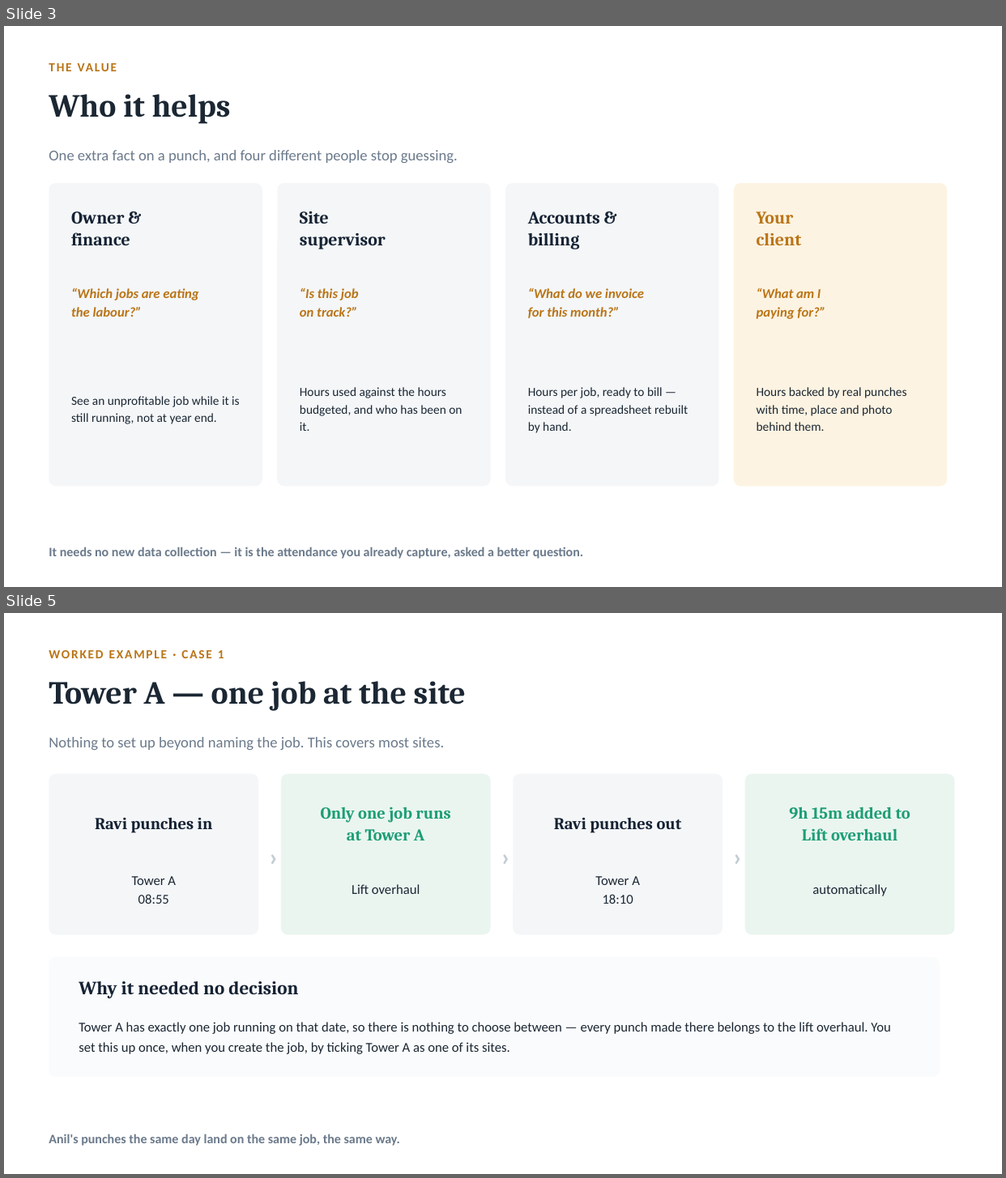
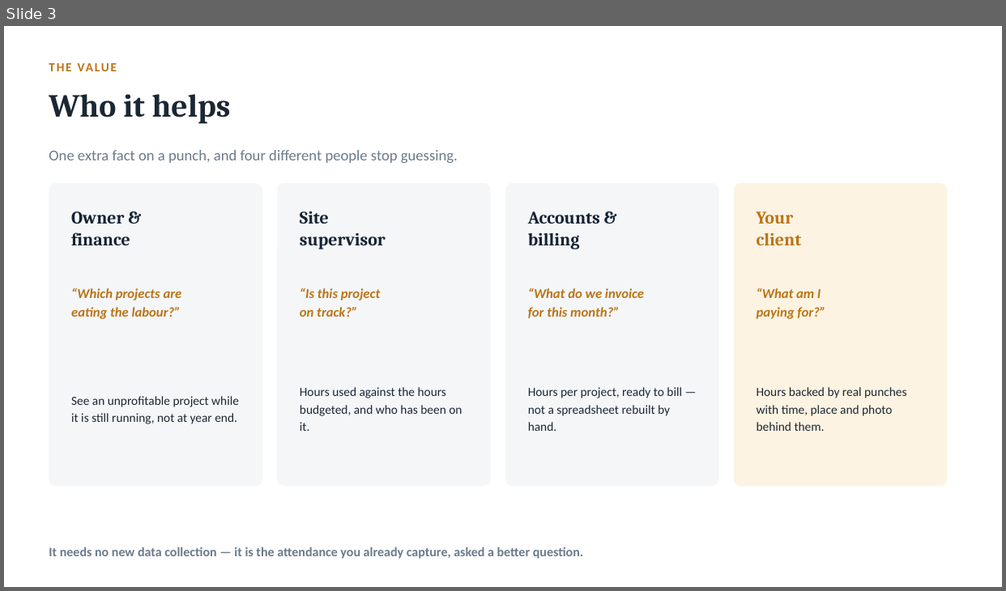
Before and after one commit to iammuniraa-wq/bpmsquare-app, a slide deck: docs/BPMSquare_WFM_Project_Costing.pptx. Shown one above the other, each under a label of ours: slides 3 and 5 before the commit, slide 3 after it; the slides between them are not shown. The pictures are 1006x1178 and 1006x591 pixels, drawn with LibreOffice and Linux fonts; fonts in the diff are those of the drawing. Boxes give left, top, right and bottom in pixels: in the first picture for what was removed or moved away, otherwise in the second. Text is boxed around its words. In the diff, an @@ line names an element or a change of style, - is before the commit and + after.

```diff
--- a/docs/BPMSquare_WFM_Project_Costing.pptx
+++ b/docs/BPMSquare_WFM_Project_Costing.pptx
@@ slide 5 removed at box(4, 613, 1002, 1174), background #FFFFFF @@
@@ text removed at box(49, 650, 224, 658) @@
-WORKED EXAMPLE · CASE 1
@@ text removed at box(49, 681, 466, 711) @@
-Tower A — one job at the site
@@ text removed at box(49, 737, 444, 750) @@
-Nothing to set up beyond naming the job. This covers most sites.
@@ rounded rectangle removed at box(49, 774, 258, 935) @@
@@ rounded rectangle removed at box(281, 774, 491, 935) @@
@@ rounded rectangle removed at box(513, 774, 722, 935) @@
@@ rounded rectangle removed at box(745, 774, 955, 935) @@
@@ text removed at box(789, 807, 910, 841) @@
-9h 15m added to
-Lift overhaul
@@ text removed at box(95, 817, 213, 833) @@
-Ravi punches in
@@ text removed at box(321, 807, 450, 841) @@
-Only one job runs
-at Tower A
@@ text removed at box(554, 818, 682, 833) @@
-Ravi punches out
@@ text removed at box(262, 841, 285, 871) @@
-›
@@ text removed at box(494, 841, 517, 871) @@
-›
@@ text removed at box(727, 841, 749, 871) @@
-›
@@ text removed at box(132, 876, 176, 904) @@
-Tower A
-08:55
@@ text removed at box(595, 876, 640, 904) @@
-Tower A
-18:10
@@ text removed at box(351, 884, 420, 894) @@
-Lift overhaul
@@ text removed at box(812, 884, 886, 897) @@
-automatically
@@ rounded rectangle removed at box(49, 957, 940, 1077) @@
@@ text removed at box(79, 982, 298, 999) @@
-Why it needed no decision
@@ text removed at box(79, 1022, 890, 1054) @@
-Tower A has exactly one job running on that date, so there is nothing to choose between — every punch made there belongs to the lift overhaul. You set this up once, when you create the job, by ticking Tower A as one of its sites.
@@ text removed at box(49, 1135, 400, 1146) @@
-Anil's punches the same day land on the same job, the same way.
@@ slide 3 changed as well @@
@@ text at box(71, 288, 182, 319): text changed @@
-“Which jobs are eating
-the labour?”
+“Which projects are
+eating the labour?”
@@ text at box(300, 288, 380, 301): text changed @@
-“Is this job
+“Is this project
@@ text at box(528, 387, 682, 431): text changed @@
-Hours per job, ready to bill — instead of a spreadsheet rebuilt by hand.
+Hours per project, ready to bill — not a spreadsheet rebuilt by hand.
@@ text at box(71, 396, 239, 425): text changed @@
-See an unprofitable job while it is still running, not at year end.
+See an unprofitable project while it is still running, not at year end.
```
Also in this commit, not shown: 10 other slides changed, 3 slides added, 1 other slide removed.
